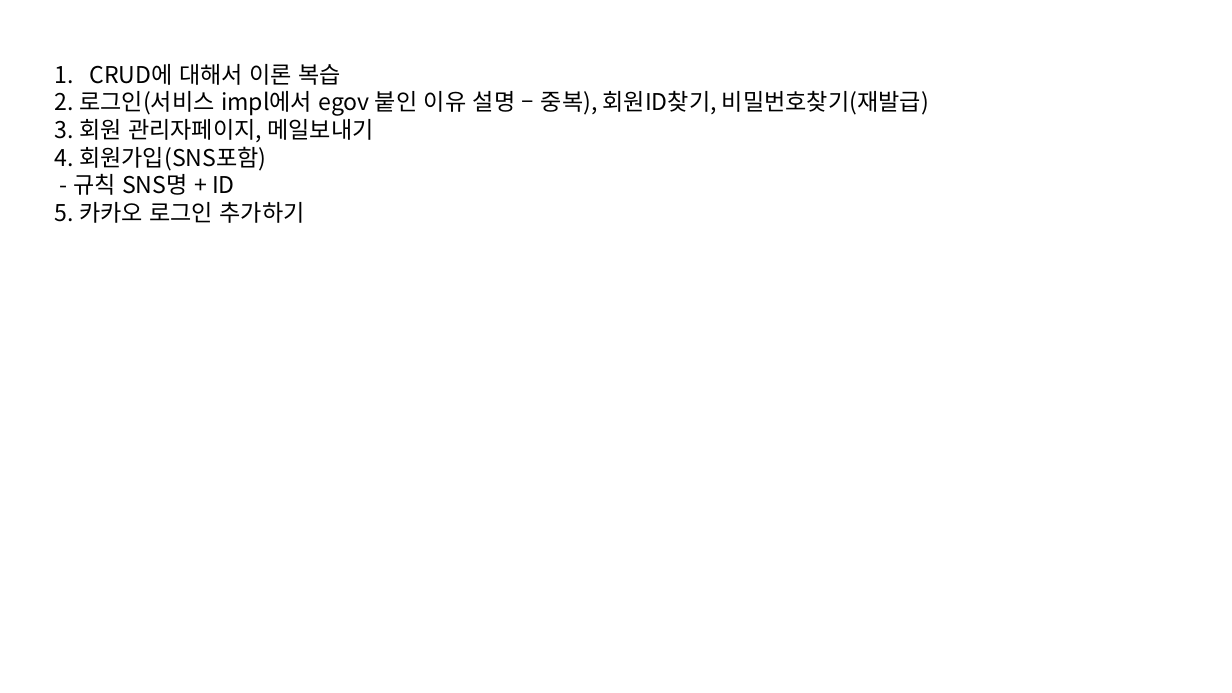
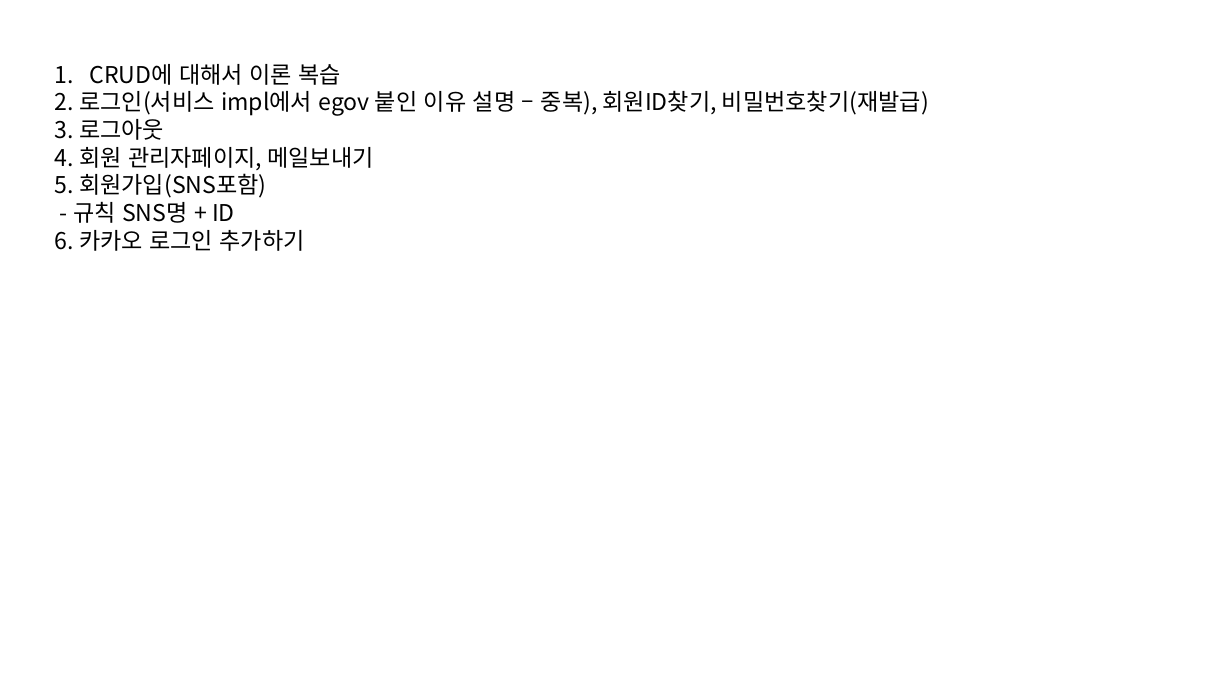
Before and after one commit to seongjinmoon/homepage2026, a slide deck: slide 1 of homepage2026/Document/2학기/1주차/1주차 수업 .pptx. Drawn at 1232x693 pixels with LibreOffice and Linux fonts; fonts in the diff are those of the drawing. Boxes give left, top, right and bottom in pixels: in the first picture for what was removed or moved away, otherwise in the second. Text is boxed around its words. In the diff, an @@ line names an element or a change of style, - is before the commit and + after.

```diff
--- a/homepage2026/Document/2학기/1주차/1주차 수업 .pptx
+++ b/homepage2026/Document/2학기/1주차/1주차 수업 .pptx
@@ text at (x1=55, y1=119, x2=373, y2=198): text changed @@
-3. 회원 관리자페이지, 메일보내기
-4. 회원가입(SNS포함)
+3. 로그아웃
+4. 회원 관리자페이지, 메일보내기
+5. 회원가입(SNS포함)
@@ text at (x1=55, y1=230, x2=305, y2=251): text changed @@
-5. 카카오 로그인 추가하기
+6. 카카오 로그인 추가하기
```
Also in this commit, not shown: 10 other files.
